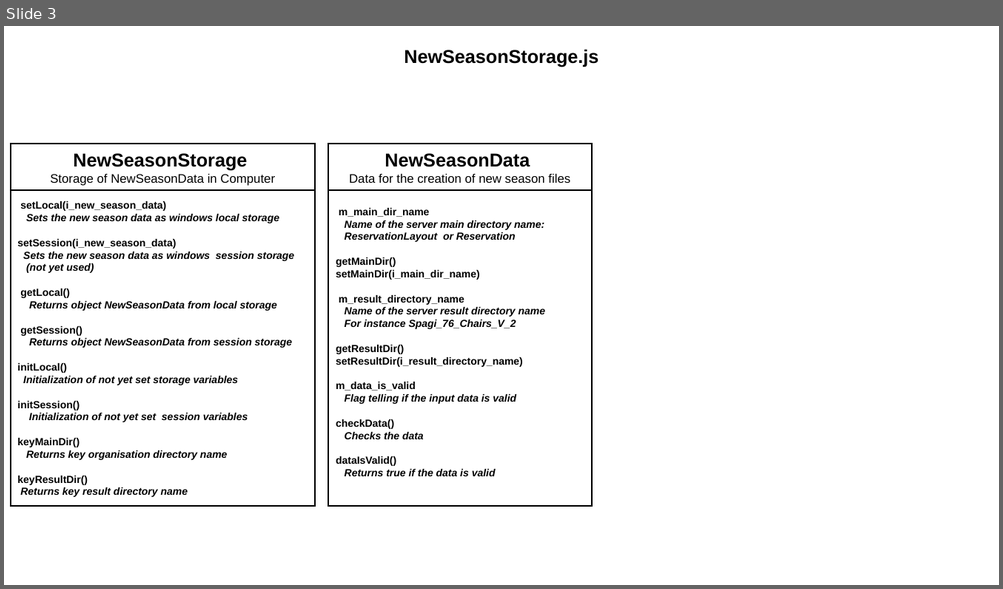
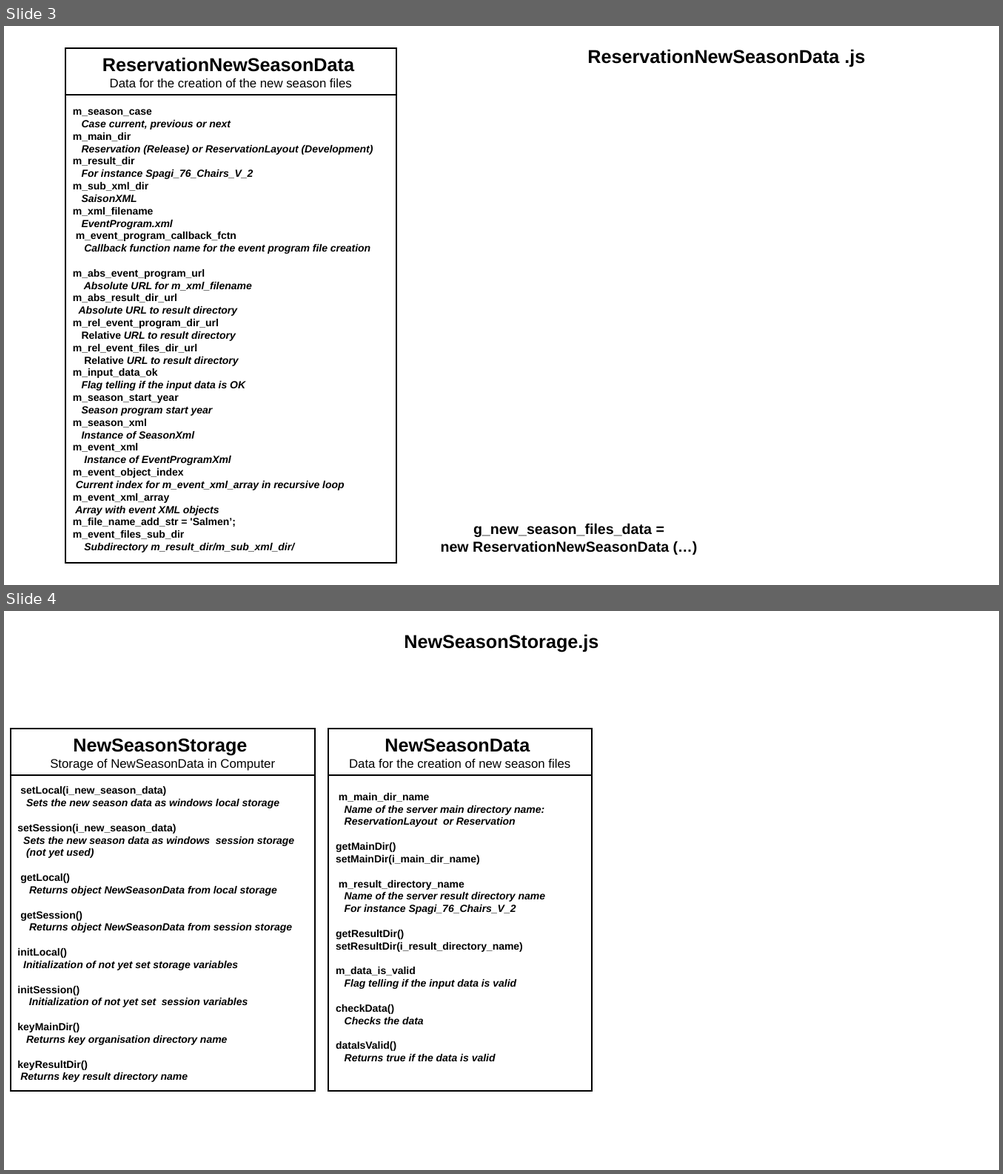
Before and after one commit to JazzLiveAarau/WwwReservationLayout, a slide deck: Description/ResrvationNewSeason.pptx. Shown one above the other, each under a label of ours: slide 3 before the commit, slides 3 and 4 after it. The pictures are 1003x589 and 1003x1174 pixels, drawn with LibreOffice and Linux fonts; fonts in the diff are those of the drawing. Boxes give left, top, right and bottom in pixels: in the first picture for what was removed or moved away, otherwise in the second. Text is boxed around its words. In the diff, an @@ line names an element or a change of style, - is before the commit and + after.

```diff
--- a/Description/ResrvationNewSeason.pptx
+++ b/Description/ResrvationNewSeason.pptx
@@ slide 3 added at [4,26,999,585], background #FFFFFF @@
@@ rectangle added at [65,48,396,95], outline #000000 1.5 pt, 12 pt, text #000000 @@
+ReservationNewSeasonData
+Data for the creation of the new season files
@@ text added at [587,49,865,67], 18 pt, text #000000, bold @@
+ReservationNewSeasonData .js
@@ rectangle added at [65,95,396,563], outline #000000 1.5 pt, 10 pt, text #000000, bold, italic @@
+m_season_case
+Case current, previous or next
+m_main_dir
+Reservation (Release) or ReservationLayout (Development)
+m_result_dir
+For instance Spagi_76_Chairs_V_2
+m_sub_xml_dir
+SaisonXML
+m_xml_filename
+EventProgram.xml
+m_event_program_callback_fctn
+Callback function name for the event program file creation
+m_abs_event_program_url
+Absolute URL for m_xml_filename
+m_abs_result_dir_url
+Absolute URL to result directory
+m_rel_event_program_dir_url
+Relative URL to result directory
+m_rel_event_files_dir_url
+Relative URL to result directory
+m_input_data_ok
+Flag telling if the input data is OK
+m_season_start_year
+Season program start year
+m_season_xml
+Instance of SeasonXml
+m_event_xml
+Instance of EventProgramXml
+m_event_object_index
+Current index for m_event_xml_array in recursive loop
+m_event_xml_array
+Array with event XML objects
+m_file_name_add_str = 'Salmen’;
+m_event_files_sub_dir
+Subdirectory m_result_dir/m_sub_xml_dir/
@@ text added at [441,523,669,553], 14 pt, text #000000, bold @@
+g_new_season_files_data =
+new ReservationNewSeasonData (…)
@@ what was slide 3 is now slide 4 @@
```
Also in this commit, not shown: 1 slide changed, 3 other files.
